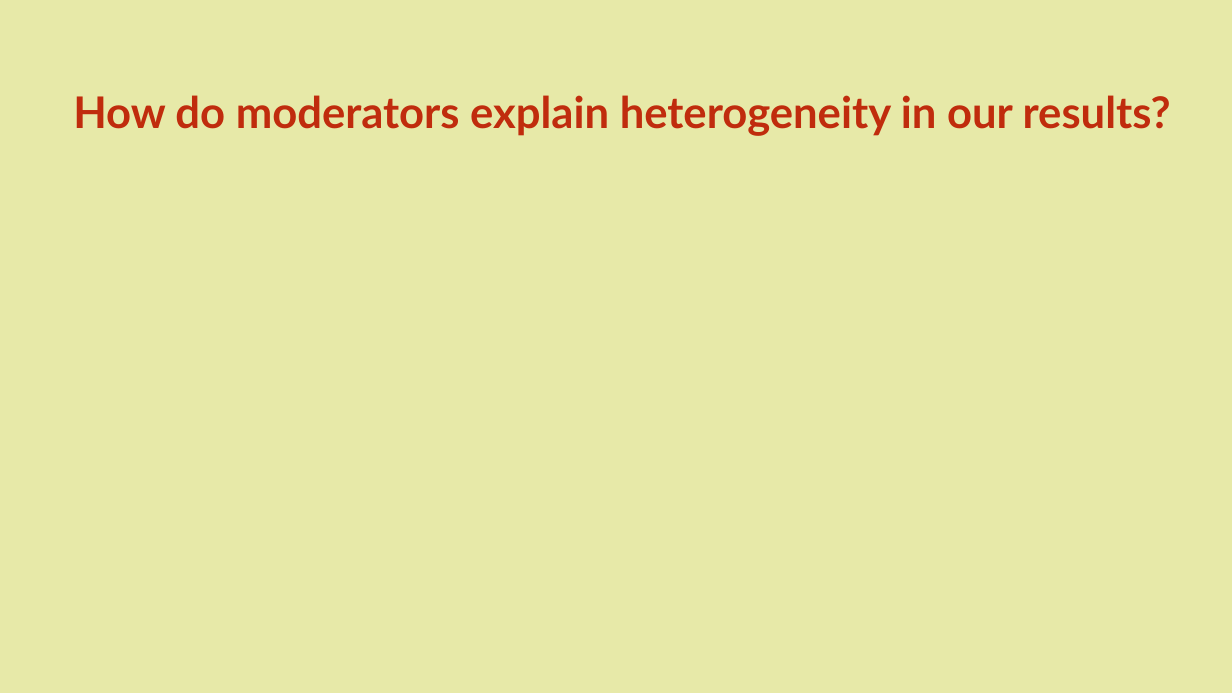
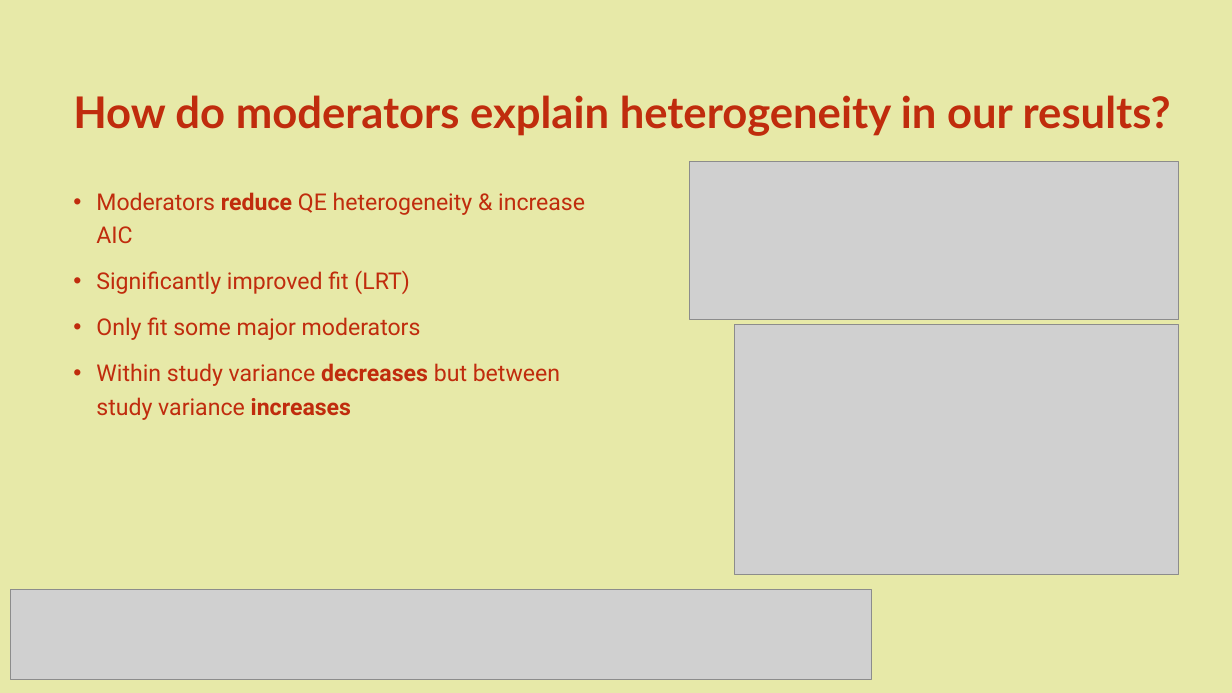
Before and after one commit to MaxxRAM/ALAN_MA_2026, a slide deck: slide 8 of MA spring 2026/The effects of ALAN on fish behavior.pptx. Drawn at 1232x693 pixels with LibreOffice and Linux fonts; fonts in the diff are those of the drawing; grey boxes stand for pictures. Boxes give left, top, right and bottom in pixels: in the first picture for what was removed or moved away, otherwise in the second. Text is boxed around its words. In the diff, an @@ line names an element or a change of style, - is before the commit and + after.

```diff
--- a/MA spring 2026/The effects of ALAN on fish behavior.pptx
+++ b/MA spring 2026/The effects of ALAN on fish behavior.pptx
@@ picture added at [689, 162, 1179, 320] @@
@@ text added at [96, 192, 585, 420], 18 pt, text #C02C0D @@
+• Moderators reduce QE heterogeneity & increase AIC
+• Significantly improved fit (LRT)
+• Only fit some major moderators
+• Within study variance decreases but between study variance increases
@@ picture added at [735, 324, 1179, 574] @@
@@ picture added at [10, 590, 872, 679] @@
```
Also in this commit, not shown: 1 other slide changed, 3 slides added, 8 slides removed, 4 other files.
